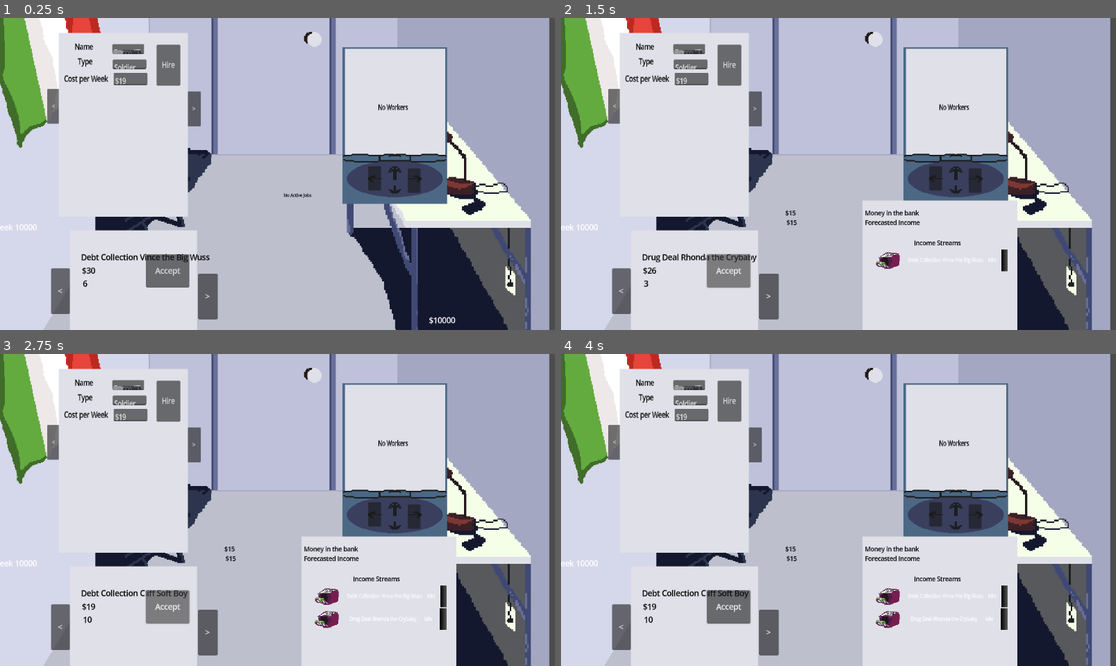
Above: before the commit, frames 1-4 (two rows, left to right).
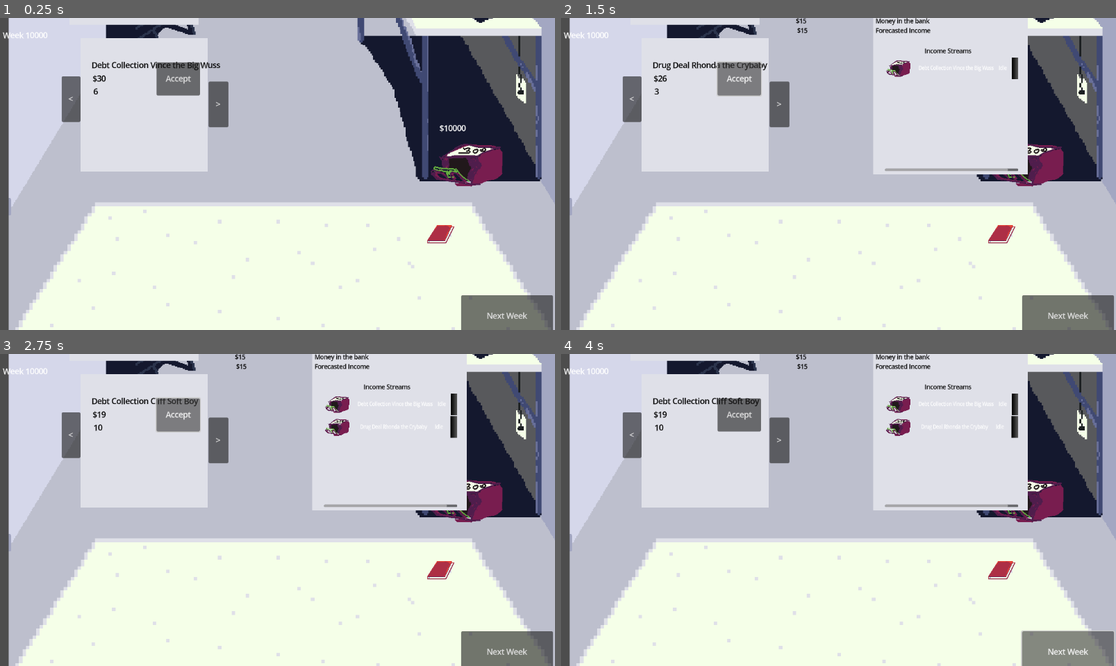
Above: after the commit, the same moments.

Repository: deruitda/ludum-dare-58
Game: Godot game, scene res://main.tscn
The game is run twice, just before and just after one commit, with the same random seed, the same clock (stepped at 60 frames per second) and the same inputs.
Inputs (mouse positions are in pixels of both pictures, inside the frame that each line leads up to):
- Up to frame 1 (0.25 s): no input
- Up to frame 2 (1.5 s): click (999, 233) at 0.52 s; click "Accept" at 1.25 s
- Up to frame 3 (2.75 s): click "Accept" at 2 s
- Up to frame 4 (4 s): click (1066, 653) at 2.75 s, where only the run after the commit has a clickable "Next Week"; click (1066, 653) at 3.5 s, where only the run after the commit has a clickable "Next Week"

The runs differ from the first frame. In frame 1, 75% of the frame differs, in the area x 0-100%, y 0-100%; in frame 2, 72%; in frame 3, 72%; in frame 4, 72%.
Error after the commit: Invalid call. Nonexistent function 'get_income_streams' in base 'Nil'. (res://game_manager.gd:12)

Commit message:
desk button

Diff:
--- /dev/null
+++ b/desk/buttons/binder_button.tscn
@@ -0,0 +1,29 @@
+[gd_scene load_steps=5 format=3 uid="uid://d0asi7pvmfh83"]
+
+[ext_resource type="Script" uid="uid://c2d0o6rhqpo2s" path="res://desk/buttons/desk_button.gd" id="1_f0irj"]
+[ext_resource type="Texture2D" uid="uid://bqetbx2w07djp" path="res://assets/final/binder.png" id="2_2njfd"]
+[ext_resource type="Texture2D" uid="uid://x3qljeh2h5y0" path="res://assets/final/binder-selected.png" id="3_qmsus"]
+[ext_resource type="Script" uid="uid://1b5h2cwbl1y3" path="res://desk/buttons/binder_sprite_controller.gd" id="4_slwsa"]
+
+[node name="BinderButton" type="Node2D" node_paths=PackedStringArray("button", "sprite", "highlighted_sprite")]
+script = ExtResource("1_f0irj")
+button = NodePath("Button")
+sprite = NodePath("BinderButtonSprite")
+highlighted_sprite = NodePath("HighlightedBinderButtonSprite")
+
+[node name="BinderButtonSprite" type="Sprite2D" parent="."]
+texture = ExtResource("2_2njfd")
+
+[node name="HighlightedBinderButtonSprite" type="Sprite2D" parent="."]
+visible = false
+texture = ExtResource("3_qmsus")
+
+[node name="Button" type="Button" parent="."]
+offset_left = -29.0
+offset_top = -20.0
+offset_right = 28.0
+offset_bottom = 23.0
+flat = true
+
+[node name="SpriteController" type="Node" parent="."]
+script = ExtResource("4_slwsa")
--- /dev/null
+++ b/desk/buttons/binder_button_sprite.gd
@@ -0,0 +1,7 @@
+extends Sprite2D
+
+func _on_button_mouse_entered() -> void:
+	pass # Replace with function body.
+
+func _on_button_mouse_exited() -> void:
+	pass # Replace with function body.
--- /dev/null
+++ b/desk/buttons/binder_sprite_controller.gd
@@ -0,0 +1 @@
+extends Node
--- /dev/null
+++ b/desk/buttons/desk_button.gd
@@ -0,0 +1,39 @@
+extends Node2D
+class_name DeskButton
+
+@export var button: Button
+@export var open_scene: PackedScene
+
+@export var sprite: Sprite2D
+@export var highlighted_sprite: Sprite2D
+
+signal button_pressed(packed_scene: PackedScene)
+
+func _ready() -> void:
+	button.button_down.connect(_on_button_down)
+	button.button_up.connect(_on_button_up)
+	button.mouse_entered.connect(_on_mouse_entered)
+	button.mouse_exited.connect(_on_mouse_exited)
+
+func set_highlighted() -> void:
+	sprite.visible = false
+	highlighted_sprite.visible = true
+
+func set_not_highlighted() -> void:
+	sprite.visible = true
+	highlighted_sprite.visible = false
+
+func _on_mouse_entered() -> void:
+	set_highlighted()
+
+
+func _on_mouse_exited() -> void:
+	set_not_highlighted()
+
+func _on_button_up() -> void:
+	set_highlighted()
+	button_pressed.emit(open_scene)
+
+
+func _on_button_down() -> void:
+	set_not_highlighted()
--- a/desk/room.tscn
+++ b/desk/room.tscn
@@ -9,6 +9,7 @@
 [ext_resource type="PackedScene" uid="uid://jx2vulg5n542" path="res://desk/potential_income_stream_binder.tscn" id="7_bs3hi"]
 [ext_resource type="PackedScene" uid="uid://doxyjb1hpinnl" path="res://desk/active_income_stream_binder.tscn" id="8_tfbhj"]
 [ext_resource type="PackedScene" uid="uid://b4uimt1clhey4" path="res://scenes/ceiling-fan.tscn" id="9_x1u2a"]
+[ext_resource type="PackedScene" uid="uid://d0asi7pvmfh83" path="res://desk/buttons/binder_button.tscn" id="10_bil3o"]
 
 [node name="Room" type="Node2D" node_paths=PackedStringArray("resumes", "phone", "potential_income_stream_binder", "active_income_stream_binder")]
 script = ExtResource("1_bs3hi")
@@ -56,4 +57,7 @@
 position = Vector2(592, -524)
 scale = Vector2(6.999995, 6.999995)
 
+[node name="BinderButton" parent="." instance=ExtResource("10_bil3o")]
+position = Vector2(910, 421)
+
 [connection signal="button_up" from="ProgressButton" to="." method="_on_progress_button_click"]
--- a/main.tscn
+++ b/main.tscn
@@ -16,7 +16,7 @@
 active_income_streams_manager = NodePath("ActiveIncomeStreamManager")
 
 [node name="Room" parent="." node_paths=PackedStringArray("candidate_manager", "worker_manager", "potential_income_streams_manager", "active_income_streams_manager") instance=ExtResource("2_1bvp3")]
-position = Vector2(-16, 424)
+position = Vector2(6, 25)
 candidate_manager = NodePath("../CandidateManager")
 worker_manager = NodePath("../WorkerManager")
 potential_income_streams_manager = NodePath("../PotentialIncomeStreamManager")
Not shown, added: desk/buttons/binder_button_sprite.gd.uid
Not shown, added: desk/buttons/binder_sprite_controller.gd.uid
Not shown, added: desk/buttons/desk_button.gd.uid
Not shown: 1 places in desk/room.tscn that only renumber resources
